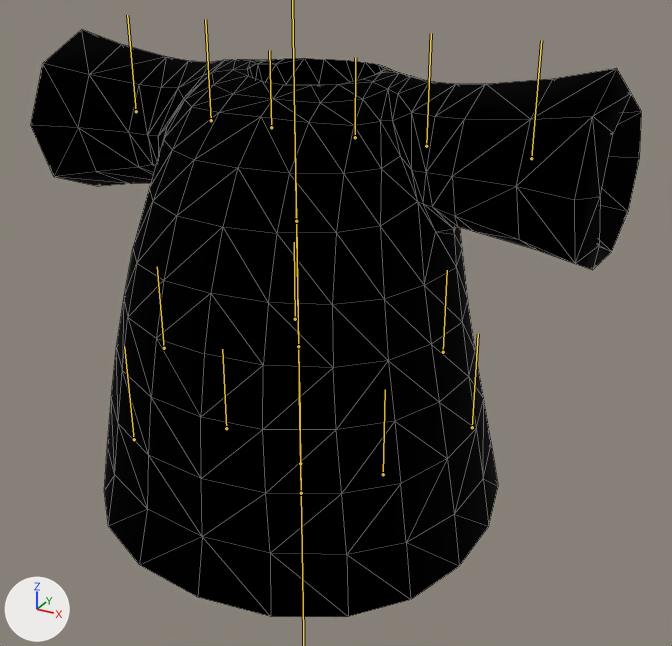
An edit to the glTF model injected/shirt_half.gltf, drawn before and after from the same camera.
Before and after are seen from a 50 mm camera at (4.19, -6.89, 9.92) aimed at (0.35, 0.1, 6.42). Lighting does not change. The marker at lower left points along +X, +Y and +Z. Both versions are drawn at the pose saved in each file; the numbers are the values there. The bones that bend it are drawn over the model as lines. Mesh edges are drawn as thin lines.

In view in the first picture: 'Body__mTops'.
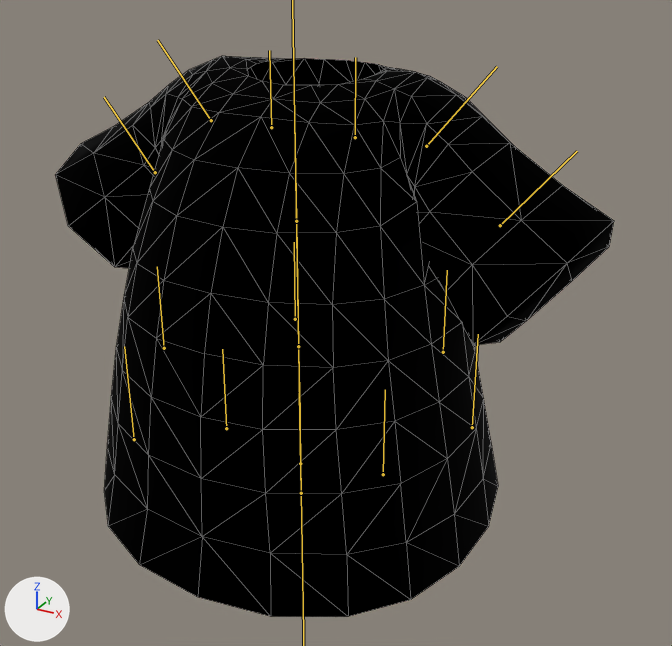
Pixel boxes (x1, y1, x2, y2) of what changed, in the pictures (672 x 646 px):
'Body__mTops', posed (8% narrower): before (31, 30, 642, 617); after (55, 56, 614, 617)
bone 'Arm_1_L', root to tip: before (426, 146) to (431, 33); after (426, 146) to (497, 66)
bone 'Arm_1_R', root to tip: before (211, 120) to (205, 19); after (211, 120) to (157, 40)

Patch to the scene script:
```diff
--- a/injected/shirt_half.gltf.py
+++ b/injected/shirt_half.gltf.py
@@ bone_arm_1_l @@
 bone_arm_1_l = bpy.data.objects['Armature'].pose.bones['Arm_1_L']  # child of 'Clavicle_L'
-bone_arm_1_l.rotation_quaternion = (1.0, 0.0, 0.0, 0.0)  # degrees (0, 0, 0)
+bone_arm_1_l.rotation_quaternion = (0.94, 0.014, -0.017, -0.341)  # degrees (2, -1, -40)
@@ bone_arm_1_r @@
 bone_arm_1_r = bpy.data.objects['Armature'].pose.bones['Arm_1_R']  # child of 'Clavicle_R'
-bone_arm_1_r.rotation_quaternion = (1.0, 0.0, 0.0, 0.0)  # degrees (0, 0, 0)
+bone_arm_1_r.rotation_quaternion = (0.94, -0.014, 0.017, 0.341)  # degrees (-1, 2, 40)
```
